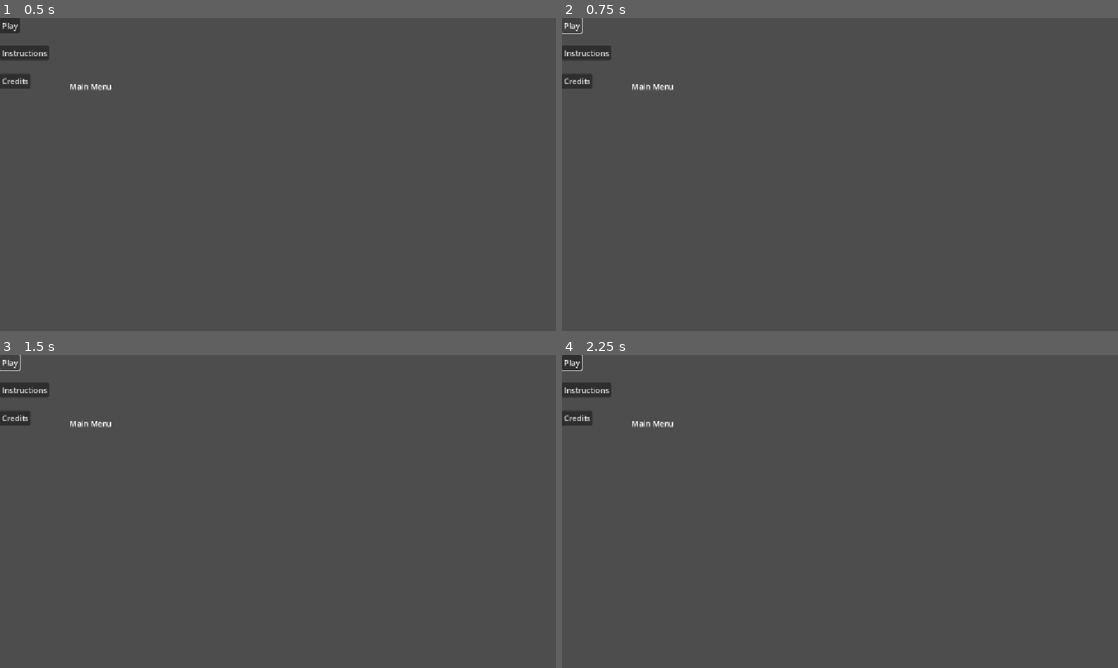
Above: before the commit, frames 1-4 (two rows, left to right).
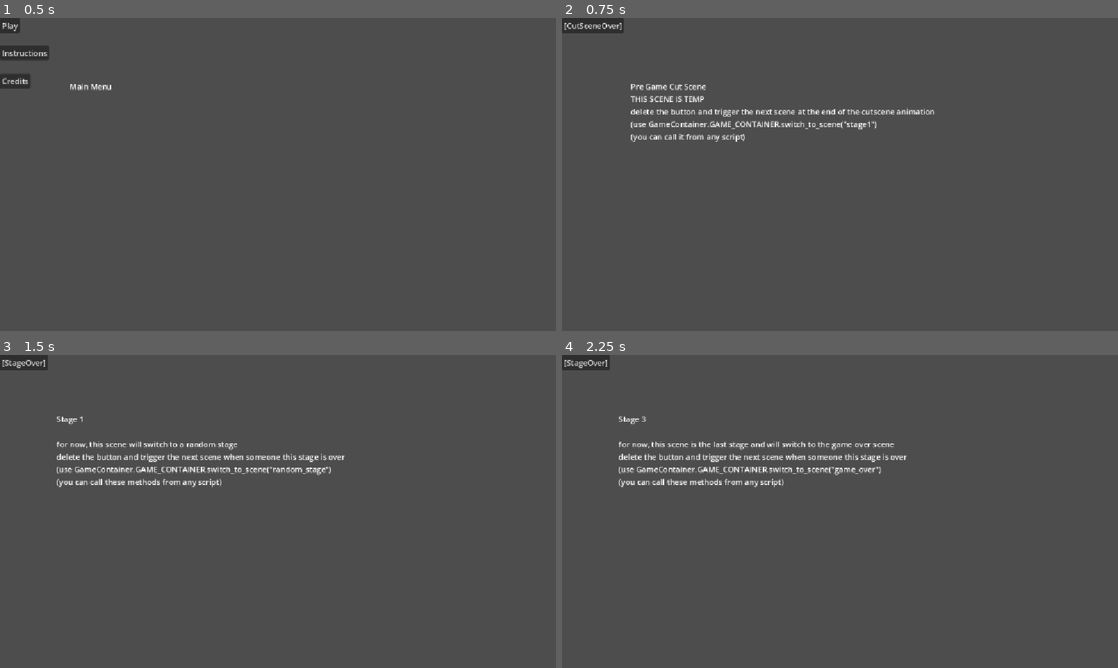
Above: after the commit, the same moments.

Repository: JoeyGiordano/JGZGodotGameTemplate
Game: Godot game, scene res://scenes/game_container/game_container.tscn
Two runs of this game, one before a commit and one after it. Both use one fixed random seed, a clock stepped at 60 frames per second and the inputs below.
Inputs (mouse positions are in pixels of both pictures, inside the frame that each line leads up to):
- Up to frame 1 (0.5 s): no input
- Up to frame 2 (0.75 s): click "Play" at 0.5 s
- Up to frame 3 (1.5 s): click (11, 361) at 1.25 s, where only the run before the commit has a clickable "Play"
- Up to frame 4 (2.25 s): click (584, 361) at 2 s, where only the run after the commit has a clickable "[StageOver]"

Frame 1 is identical in both runs. In frame 2, 2.6% of the frame differs, in the area x 0-67%, y 0-40%; in frame 3, 2.8%; in frame 4, 2.9%, in the area x 0-62%, y 0-43%.

Commit message:
More RefBook
I think I'm going to leave it here

Diff:
--- a/autoloads/Reference/Reference.gd
+++ b/autoloads/Reference/Reference.gd
@@ -12,56 +12,23 @@
 ## Benefits:
 ##   1. Easy access
 ##   2. Reduces number of times each resource is loaded
-##   3. Independent of File System oranization (uses exports instead of preload())
+##   3. Independent of File System oranization (uses uids)
 
 ## Tip: If you have the string name of a property you can get its value using the get() function.
-##   For example, Ref.get("level_0") is the same thing as Ref.level_0
+##   For example, Ref.get("level_0") is the thing as Ref.level_0
+
+## Tip: To see what resource is associated with the UID, you can control click it or hover over it and choose open or show in file system
 
 
 @export_category("Scenes")
 @export_group("Shell Scenes")
 var fs : String = "uid://cby3remb66qik"
-var dafs : String = "uid://cby3remb66qik"
-var asdfadsfasdafs : String = "uid://cby3remb66qik"
-var sdfa : String = "uid://cby3remb66qik"
-var adsfas : PackedScene = preload("uid://cby3remb66qik")
 
 
 
-
-
-@export_group("Testq")
+@export_group("Test")
 
 
 
-
-
-@export_group("Blasrh")
-
-
-
-
-
-@export_group("asdfa")
-
-
-
-
-
-@export_group("dfasdfas")
-@export var main_menu : PackedScene = preload("uid://dd71ltua8vpqj")
-@export var instructions : PackedScene = preload("uid://cltaghkxnswjy")
-@export var game_over : PackedScene = preload("uid://cby3remb66qik")
-
-
-
-
-
-@export_group("sdfasdf")
-@export var fsdg : String = "uid://bhuom4ivjp0be"
-
-
-
-
-
-@export_group("dasasdfasdf")
+@export_group("Blarsh")
+var help : String = "uid://6mpdvaa2eqgm"
--- a/autoloads/Reference/Reference.tscn
+++ b/autoloads/Reference/Reference.tscn
@@ -1,8 +1,6 @@
-[gd_scene load_steps=3 format=3 uid="uid://dimsdmfqcpvlg"]
+[gd_scene load_steps=2 format=3 uid="uid://dimsdmfqcpvlg"]
 
 [ext_resource type="Script" uid="uid://ciyveyuo2ihr0" path="res://autoloads/Reference/Reference.gd" id="1_pmmna"]
-[ext_resource type="PackedScene" uid="uid://dd71ltua8vpqj" path="res://scenes/statics/main_menu.tscn" id="2_ak40a"]
 
 [node name="Reference" type="Node"]
 script = ExtResource("1_pmmna")
-x = ExtResource("2_ak40a")
--- a/testxxx/test.gd
+++ /dev/null
@@ -1,20 +0,0 @@
-extends Node
-
-# Called when the node enters the scene tree for the first time.
-func _ready() -> void:
-	pass # Replace with function body.
-
-
-
-
-
-
-
-
-
-
-
-
-# Called every frame. 'delta' is the elapsed time since the previous frame.
-func _process(_delta: float) -> void:
-	pass
Not shown, changed: addons/plugin_restarter/window.tscn
Not shown, changed: addons/reference_book/Control.tscn
Not shown, added: addons/reference_book/path_manager/path_entry.gd
Not shown, added: addons/reference_book/path_manager/path_entry.gd.uid
Not shown, added: addons/reference_book/path_manager/path_entry.tscn
Not shown, added: addons/reference_book/path_manager/path_manager_menu.gd
Not shown, added: addons/reference_book/path_manager/path_manager_menu.gd.uid
Not shown, added: addons/reference_book/path_manager/path_manager_menu.tscn
Not shown, changed: addons/reference_book/ref_book.gd
Not shown, changed: addons/reference_book/reference_book_ui.gd
Not shown, removed: testxxx/test.gd.uid
